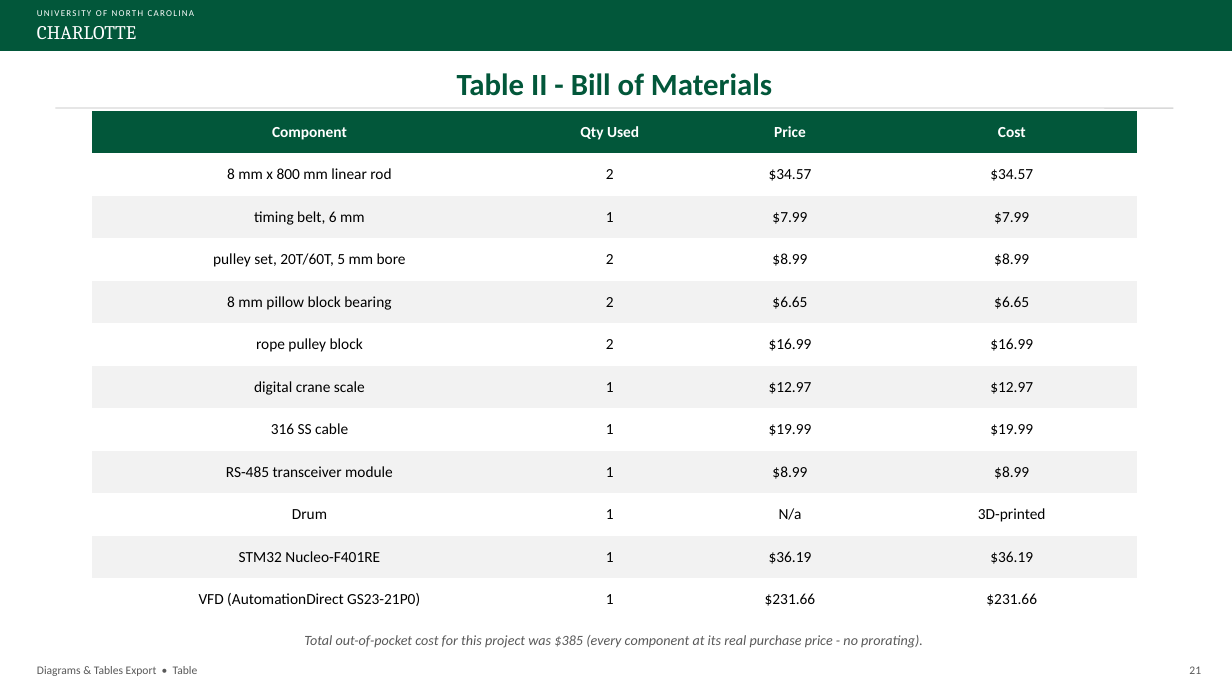
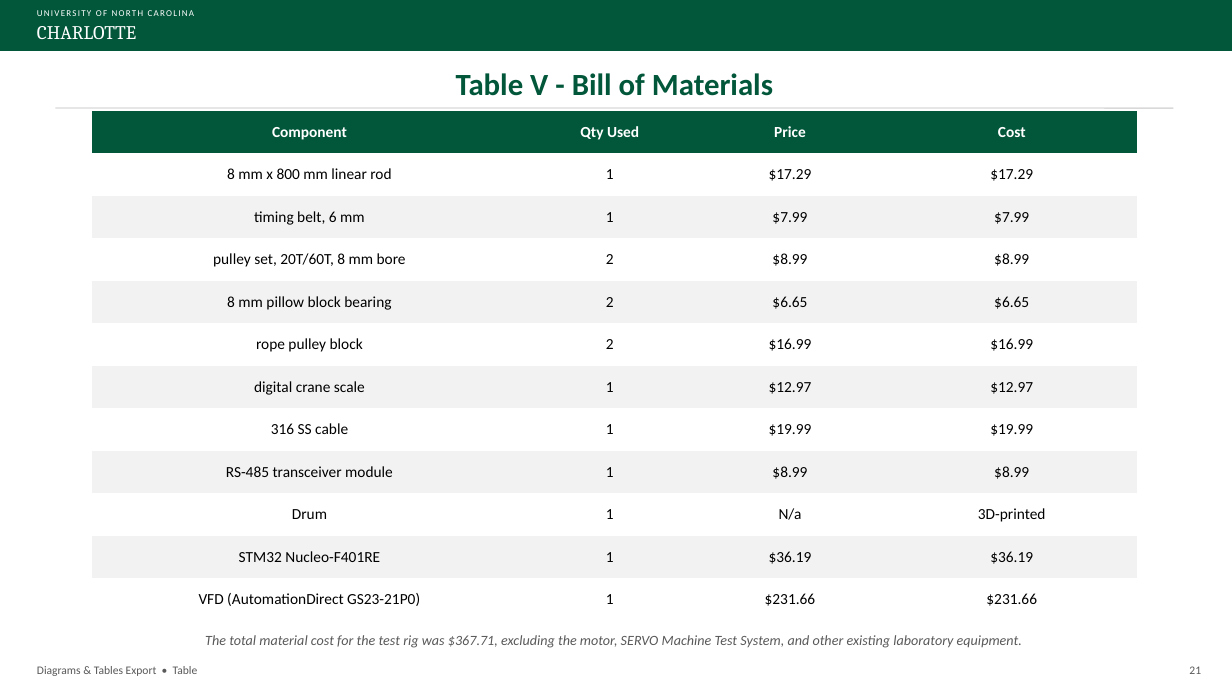
Before and after one commit to David-4529/Capstone, a slide deck: slide 21 of docs/paper/Sensorless_Load_Estimation_Diagrams_Tables_Export_Rev13.pptx. Drawn at 1232x693 pixels with LibreOffice and Linux fonts; fonts in the diff are those of the drawing. Boxes give left, top, right and bottom in pixels: in the first picture for what was removed or moved away, otherwise in the second. Text is boxed around its words. In the diff, an @@ line names an element or a change of style, - is before the commit and + after.

```diff
--- a/docs/paper/Sensorless_Load_Estimation_Diagrams_Tables_Export_Rev13.pptx
+++ b/docs/paper/Sensorless_Load_Estimation_Diagrams_Tables_Export_Rev13.pptx
@@ text at bbox=[456, 73, 773, 96]: text changed @@
-Table II - Bill of Materials
+Table V - Bill of Materials
@@ table at bbox=[92, 111, 1137, 610] @@
-row 2: 8 mm x 800 mm linear rod | 2 | $34.57 | $34.57
+row 2: 8 mm x 800 mm linear rod | 1 | $17.29 | $17.29
-row 4, column 1: pulley set, 20T/60T, 5 mm bore
+row 4, column 1: pulley set, 20T/60T, 8 mm bore
@@ text at bbox=[205, 635, 1022, 648]: text changed @@
-Total out-of-pocket cost for this project was $385 (every component at its real purchase price - no prorating).
+The total material cost for the test rig was $367.71, excluding the motor, SERVO Machine Test System, and other existing laboratory equipment.
```
Also in this commit, not shown: 3 other slides changed.
